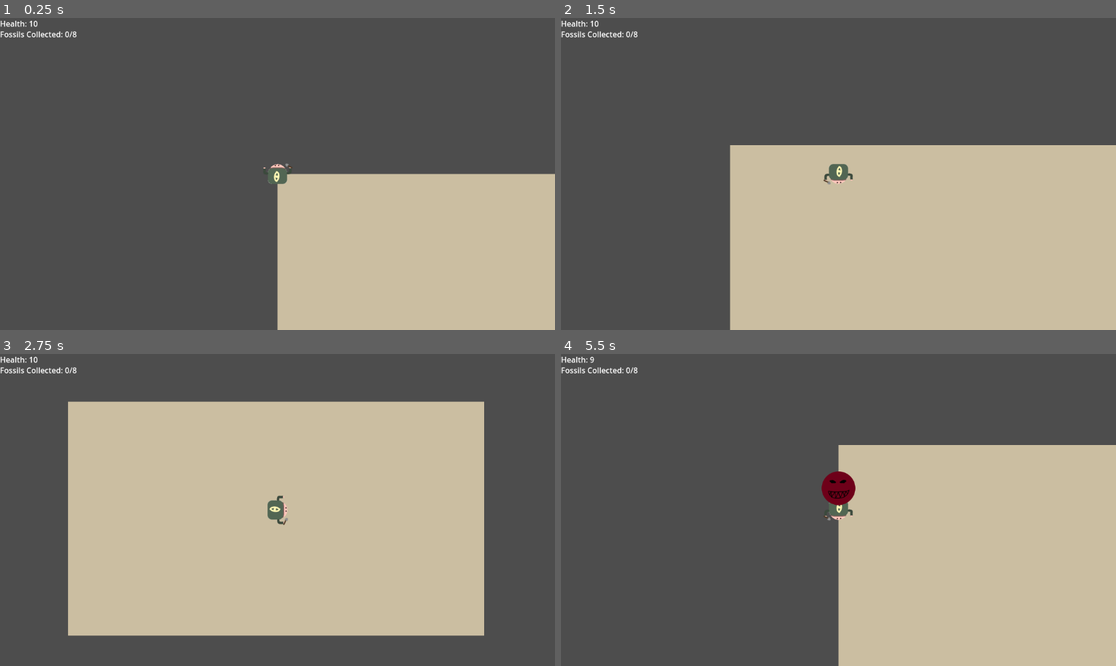
Above: before the commit, frames 1-4 (two rows, left to right).
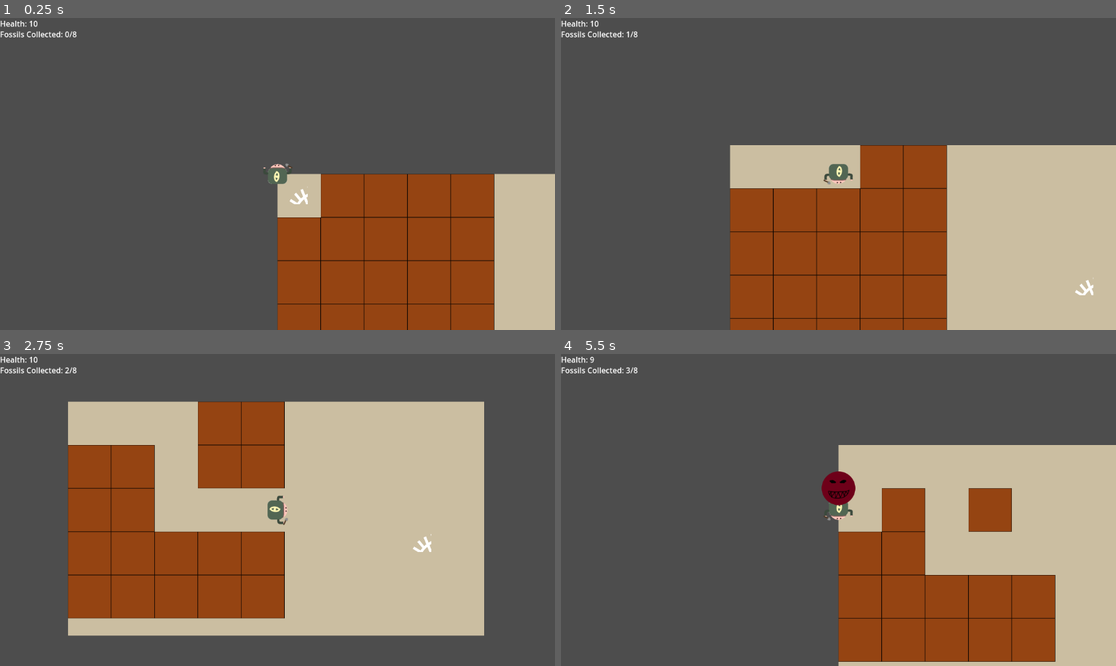
Above: after the commit, the same moments.

Repository: DonYall/Beneath-The-Earth
Game: Godot game, scene res://Scenes/Main.tscn
The game is run twice, just before and just after one commit, with the same random seed, the same clock (stepped at 60 frames per second) and the same inputs.
Inputs:
- Up to frame 1 (0.25 s): no input
- Up to frame 2 (1.5 s): tap Enter at 0.5 s; hold Right (move_right) 0.53-1.28 s; hold Down (move_down) from 1.28 s (still down)
- Up to frame 3 (2.75 s): release Down (move_down) at 2.03 s; hold Right (move_right) from 2.03 s (still down)
- Up to frame 4 (5.5 s): release Right (move_right) at 2.78 s; hold Up (move_up) 2.78-3.53 s; hold Left (move_left) 3.53-5.03 s; hold Down (move_down) from 5.03 s (still down)

The runs differ from the first frame. In frame 1, 19% of the frame differs, in the area x 49-90%, y 49-100%; in frame 2, 20%, in the area x 11-96%, y 4-100%; in frame 3, 20%; in frame 4, 15%.

Commit message:
Fossil placement works

Diff:
--- a/GridMap.gd
+++ b/GridMap.gd
@@ -4,8 +4,13 @@
 # The actual cells are instantiated at runtime.
 @export var n_rows = 20
 @export var n_cols = 20
+@export var grid_cell_offset = 50
+@export var item_drops = {} # dictionary that has the item and its chance of dropping
+
+var grid_cells = []
 
 var grid_cell_scene = preload("res://Scenes/Grid/grid_cell.tscn")
+var fossil_scene = preload("res://Scenes/Items/Fossil.tscn")
 
 # Create and place all grid cells
 func _ready():
@@ -13,10 +18,13 @@
 		for j in range(n_cols):
 			_create_and_place_grid_cell(i,j)
 
+	_place_fossils()
+
 # Helper function. Creates and places a single grid cell
 func _create_and_place_grid_cell(row, col):
 	# Create instance
 	var grid_cell_instance = grid_cell_scene.instantiate()
+	grid_cells.append(grid_cell_instance)
 
 	# Calculate and set position
 	var grid_cell_size = grid_cell_instance.get_node("CollisionShape2D").shape.get_size()
@@ -25,6 +33,36 @@
 	# Add to grid map
 	add_child(grid_cell_instance)
 
+func _place_fossils():
+	var rng = RandomNumberGenerator.new()
+
+	# get total amount of cells
+	var total_cells = n_rows * n_cols
+
+	# list of cell indices to place fossils
+	var fossil_indices = []
+
+	# loop 8 times
+	for i in range(0, 8):
+		# loop until random number is not in fossil indices
+		while(true):
+			var rand_index = rng.randi_range(0, total_cells - 1)
+
+			if !(rand_index in fossil_indices):
+				fossil_indices.append(rand_index)
+				break
+
+	# loop through fossil_indices
+	for i in range(0, len(fossil_indices)):
+		# get position of cell
+		var spawn_position = grid_cells[fossil_indices[i]].position
+		var fossil_instance = fossil_scene.instantiate()
+
+		fossil_instance.position = Vector2(spawn_position.x + grid_cell_offset, spawn_position.y + grid_cell_offset)
+		print(fossil_instance.position)
+
+		add_child(fossil_instance)
+
 # Called every frame. 'delta' is the elapsed time since the previous frame.
 func _process(delta):
 	pass
--- a/Scenes/Grid/grid_cell.tscn
+++ b/Scenes/Grid/grid_cell.tscn
@@ -20,6 +20,7 @@
 color = Color(0.501961, 0.317647, 0.188235, 1)
 
 [node name="DirtSprite" type="Sprite2D" parent="."]
+z_index = 1
 position = Vector2(67, 117)
 scale = Vector2(0.765, 0.765)
 texture = ExtResource("2_8f6gt")
--- a/Scenes/Main.tscn
+++ b/Scenes/Main.tscn
@@ -1,6 +1,7 @@
-[gd_scene load_steps=2 format=3 uid="uid://vhao644o8frr"]
+[gd_scene load_steps=3 format=3 uid="uid://vhao644o8frr"]
 
 [ext_resource type="Script" path="res://Scripts/Main.gd" id="1_bkaxq"]
+[ext_resource type="PackedScene" uid="uid://bxwpn6axuwy7v" path="res://Scenes/Items/Fossil.tscn" id="2_xpepl"]
 
 [node name="Main" type="Node" groups=["player"]]
 script = ExtResource("1_bkaxq")
@@ -12,3 +13,6 @@
 grow_horizontal = 2
 grow_vertical = 2
 color = Color(0.796078, 0.745098, 0.631373, 1)
+
+[node name="Item" parent="." instance=ExtResource("2_xpepl")]
+position = Vector2(971, 382)
--- a/Scripts/Items/Fossil.gd
+++ b/Scripts/Items/Fossil.gd
@@ -26,5 +26,6 @@
 	sprite.set_texture(fossil_textures[index])
 
 func _on_area_entered(area: Area2D):
-	area.emit_signal("fossil_collected")
-	on_pickup()
+	if area.name == "Player":
+		area.emit_signal("fossil_collected")
+		on_pickup()
--- a/Scripts/Main.gd
+++ b/Scripts/Main.gd
@@ -10,6 +10,8 @@
 var enemy_spawner_scene
 var enemy_spawner_instance
 var hud_scene
+var grid_scene
+var grid_instance
 
 @export var start_position: Vector2
 
@@ -21,6 +23,9 @@
 
 # initial setup
 func initialize():
+	grid_scene = preload("res://Scenes/Grid/grid_map.tscn")
+	grid_instance = grid_scene.instantiate()
+	add_child(grid_instance)
 	player_scene = preload("res://Scenes/Player.tscn")
 	player_instance = player_scene.instantiate()
 	add_child(player_instance)
